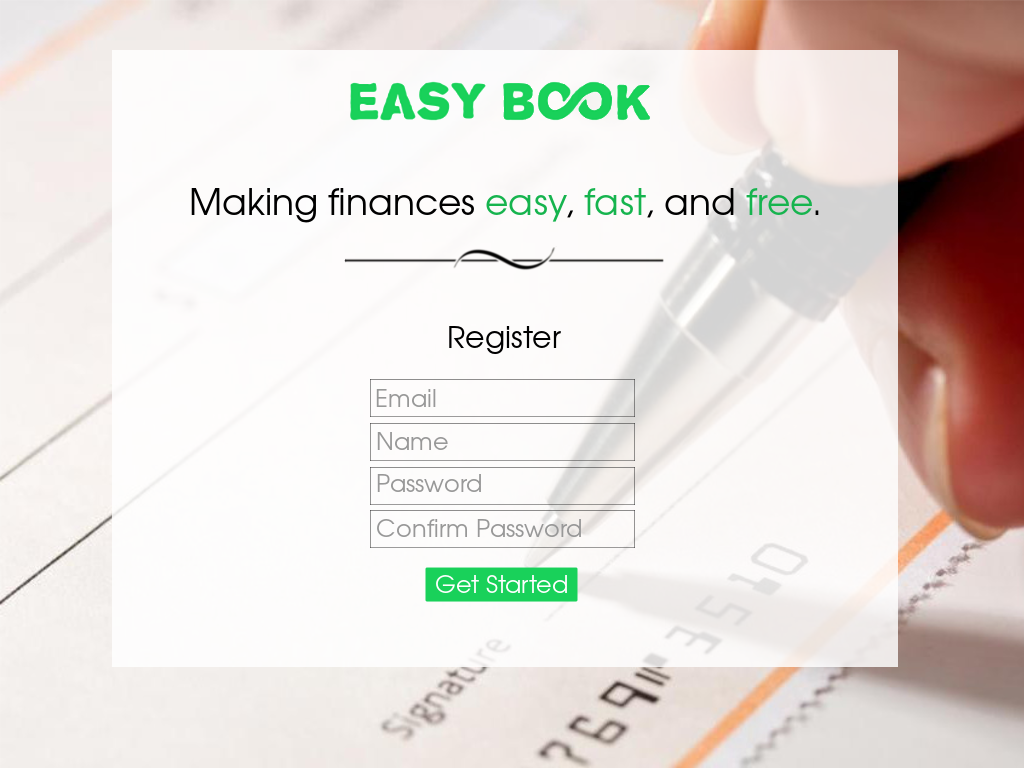
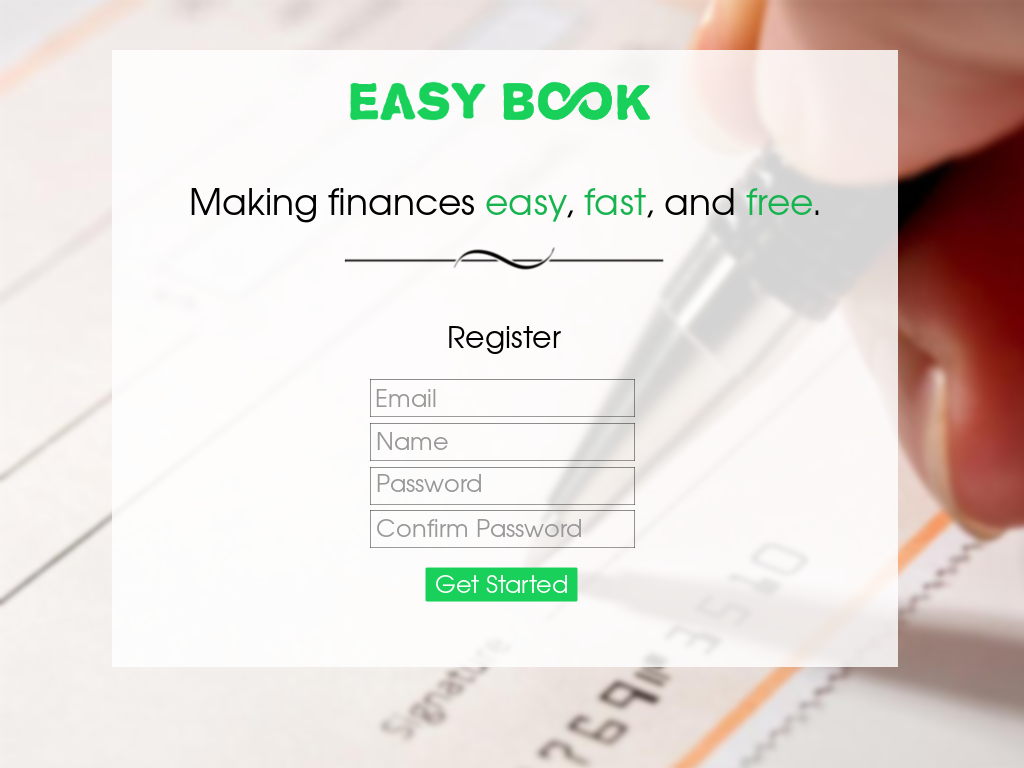
Layered file, before and after one edit (1024x768). Changes by layer:
painted on "check-signing.jpg" over [0, 0, 1024, 768]
